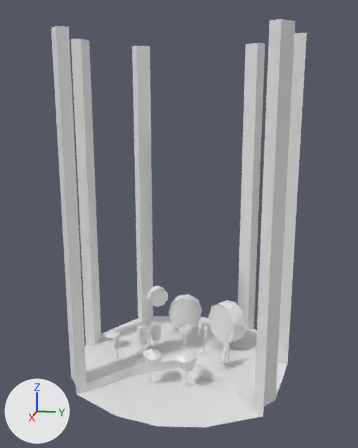
One commit to the Blender file models/scenery.blend: the scene before it, then after it.
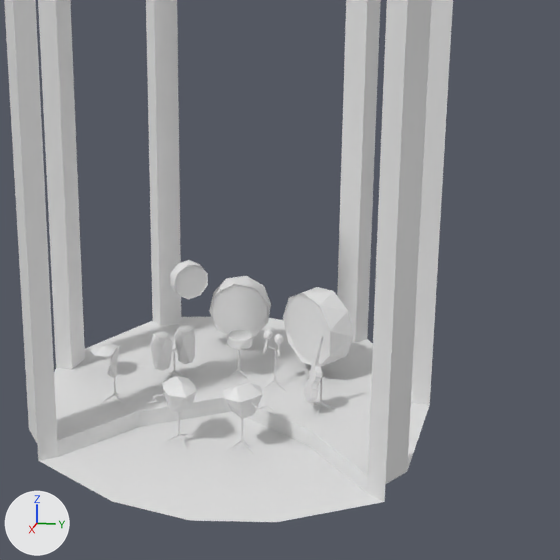
Each version appears first whole from a 50 mm camera at (44.5, 8.8, 25.2) aimed at (-0.2, -0.2, 14.0), and next in a close-up on the part from 16% to 100% of the width and 32% to 100% of the height. The axes (+X, +Y, +Z) are drawn at lower left. The lights are the same throughout.

Objects in the first close-up: 'decor-Umbrella', 'decor-building', 'inst-Shaker.001', 'inst-Timbal', 'inst-bombo.000', 'inst-bombo.001', 'inst-bombo.002', 'instSub-Organillo-Cuerpo', 'instSub-Organillo-Cuerpo.001'.
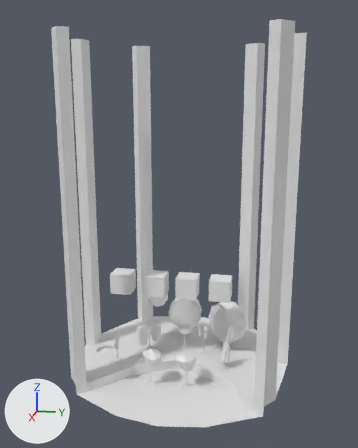
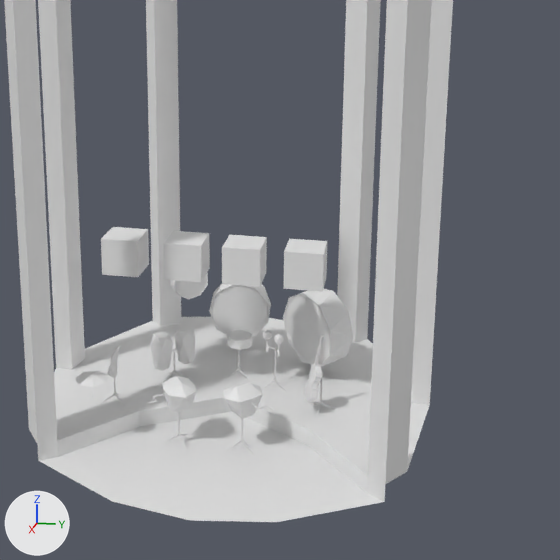
What differs and where, as boxes (x1, y1, x2, y2) in the close-ups (560 x 560 px):
'Cube-001', added: after (101, 227, 149, 277)
'Cube-000', added: after (163, 231, 210, 282)
'Cube-002', added: after (222, 235, 267, 287)
'Cube-003', added: after (283, 239, 327, 292)
'decor-Umbrella', moved: before (90, 343, 119, 361); after (75, 371, 108, 397)
'inst-Shaker.001', turned: before (263, 329, 273, 353); after (263, 329, 272, 352)

Diff of the bpy script that builds the scene:
```diff
--- a/models/scenery.blend.py
+++ b/models/scenery.blend.py
@@ me_cube_008 @@
+me_cube_008.from_pydata(...)  # a box spanning x -1.0..1.0, y -1.0..1.0, z -1.0..1.0
@@ ob_decor_umbrella @@
 ob_decor_umbrella = bpy.data.objects.new('decor-Umbrella', me_umbrella)
-ob_decor_umbrella.location = (-1.13, -7.52, 0.89)
+ob_decor_umbrella.location = (4.37, -6.32, 2.08)
 _m = ob_decor_umbrella.modifiers.new('Array', 'ARRAY')
@@ ob_inst_shaker_001 @@
 ob_inst_shaker_001.location = (-1.43, 1.72, 2.95)
-ob_inst_shaker_001.rotation_euler = (0.0, -0.279, -0.559)  # degrees (0, -16, -32)
 ob_inst_shaker_001.scale = (0.281, 0.281, 0.281)
@@ ob_cube_001 @@
+ob_cube_001 = bpy.data.objects.new('Cube-001', me_cube_008)
+ob_cube_001.location = (0.0, -5.79, 7.93)
@@ ob_cube_000 @@
+ob_cube_000 = bpy.data.objects.new('Cube-000', me_cube_008.copy())
+ob_cube_000.location = (0.0, -2.4, 7.93)
@@ ob_cube_003 @@
+ob_cube_003 = bpy.data.objects.new('Cube-003', me_cube_008.copy())
+ob_cube_003.location = (0.0, 3.9, 7.93)
@@ ob_cube_002 @@
+ob_cube_002 = bpy.data.objects.new('Cube-002', me_cube_008.copy())
+ob_cube_002.location = (0.0, 0.69, 7.93)
```
